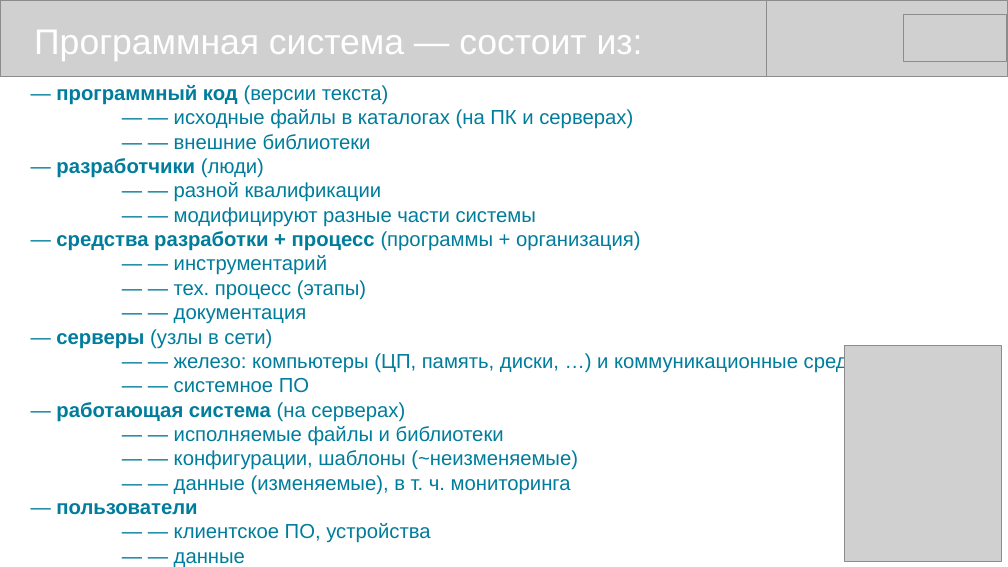
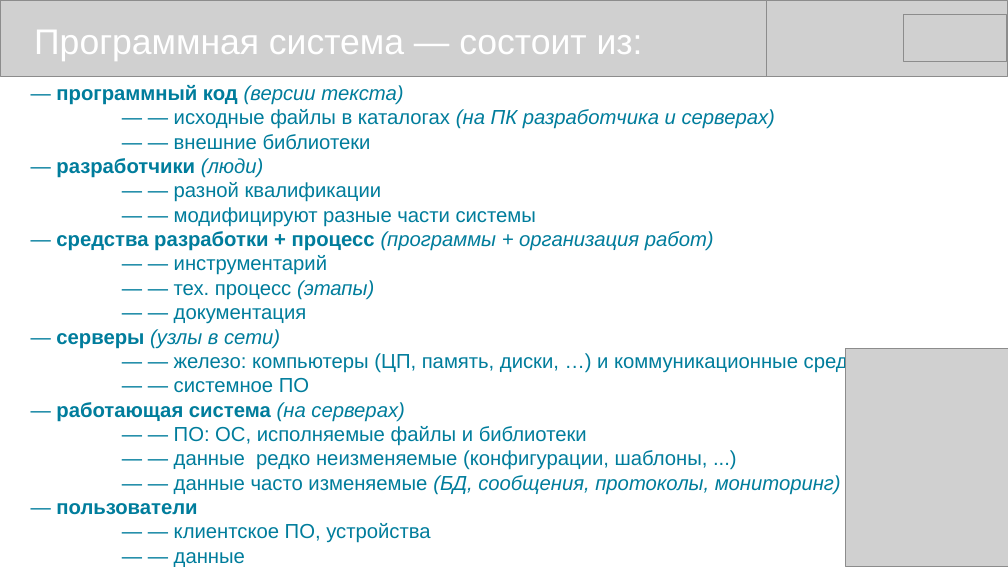
Before and after one commit to mike-shock/Go_language, a slide deck: slide 2 of view/Go_View.odp. Drawn at 1008x567 pixels with LibreOffice and Linux fonts; fonts in the diff are those of the drawing; grey boxes stand for pictures. Boxes give left, top, right and bottom in pixels: in the first picture for what was removed or moved away, otherwise in the second. Text is boxed around its words. In the diff, an @@ line names an element or a change of style, - is before the commit and + after.

```diff
--- a/view/Go_View.odp
+++ b/view/Go_View.odp
@@ text at bbox=[56, 85, 405, 422]: italic on in "(версии текста)", "(люди)", "(этапы)", "(узлы в сети)" and 1 more places @@
@@ text at bbox=[174, 109, 775, 129]: text changed; italic on @@
-— — исходные файлы в каталогах (на ПК и серверах)
+— — исходные файлы в каталогах (на ПК разработчика и серверах)
@@ text at bbox=[56, 231, 714, 251]: text changed; bold off; italic on @@
-— средства разработки + процесс (программы + организация)
+— средства разработки + процесс (программы + организация работ)
@@ picture: place and size @@
-picture at bbox=[845, 346, 1003, 562]
+picture at bbox=[846, 349, 1008, 567]
@@ text at bbox=[174, 426, 841, 495]: text changed @@
-— — исполняемые файлы и библиотеки
-— — конфигурации, шаблоны (~неизменяемые)
-— — данные (изменяемые), в т. ч. мониторинга
+— — ПО: ОС, исполняемые файлы и библиотеки
+— — данные редко неизменяемые (конфигурации, шаблоны, ...)
+— — данные часто изменяемые (БД, сообщения, протоколы, мониторинг)
```
Also in this commit, not shown: 1 other file.
